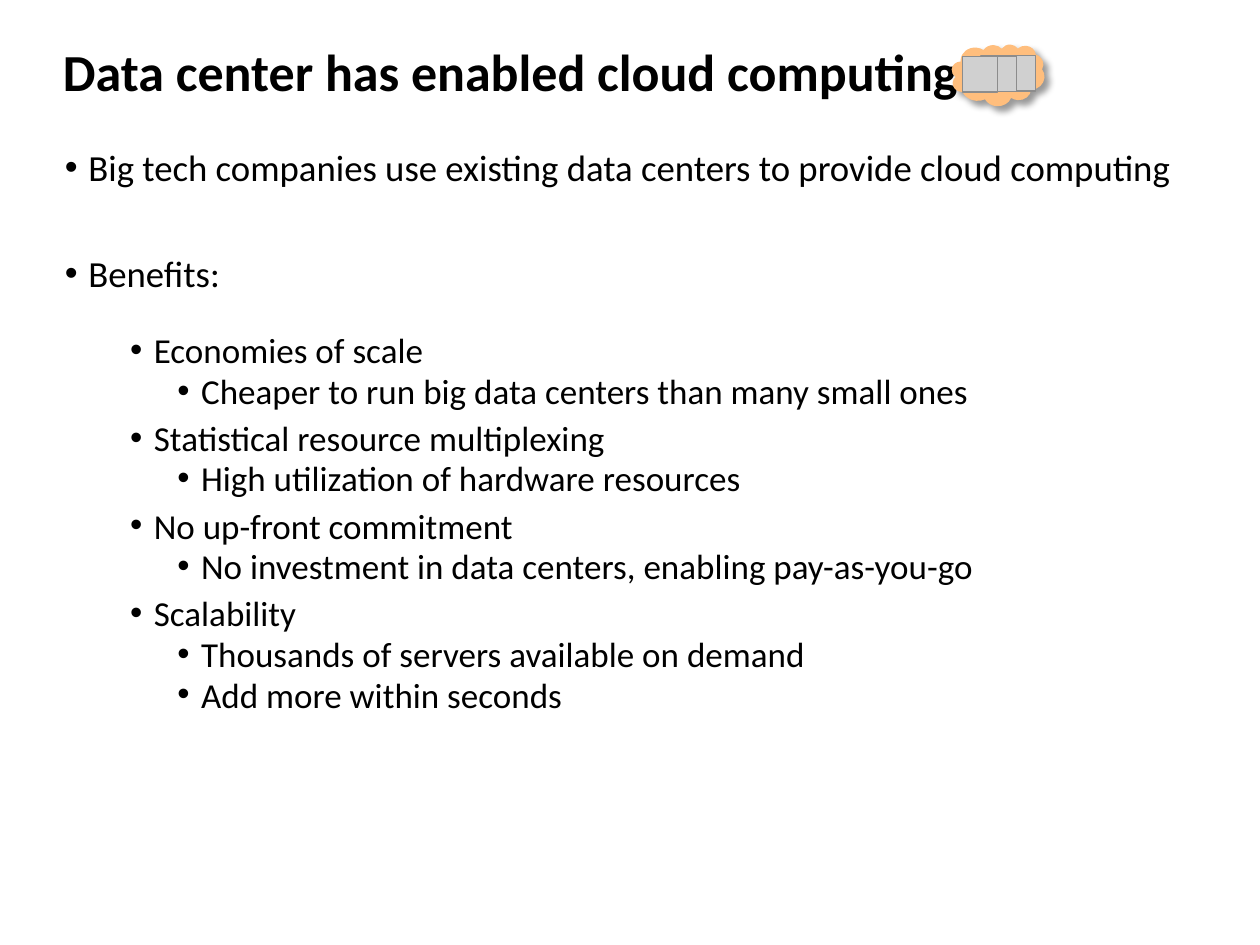
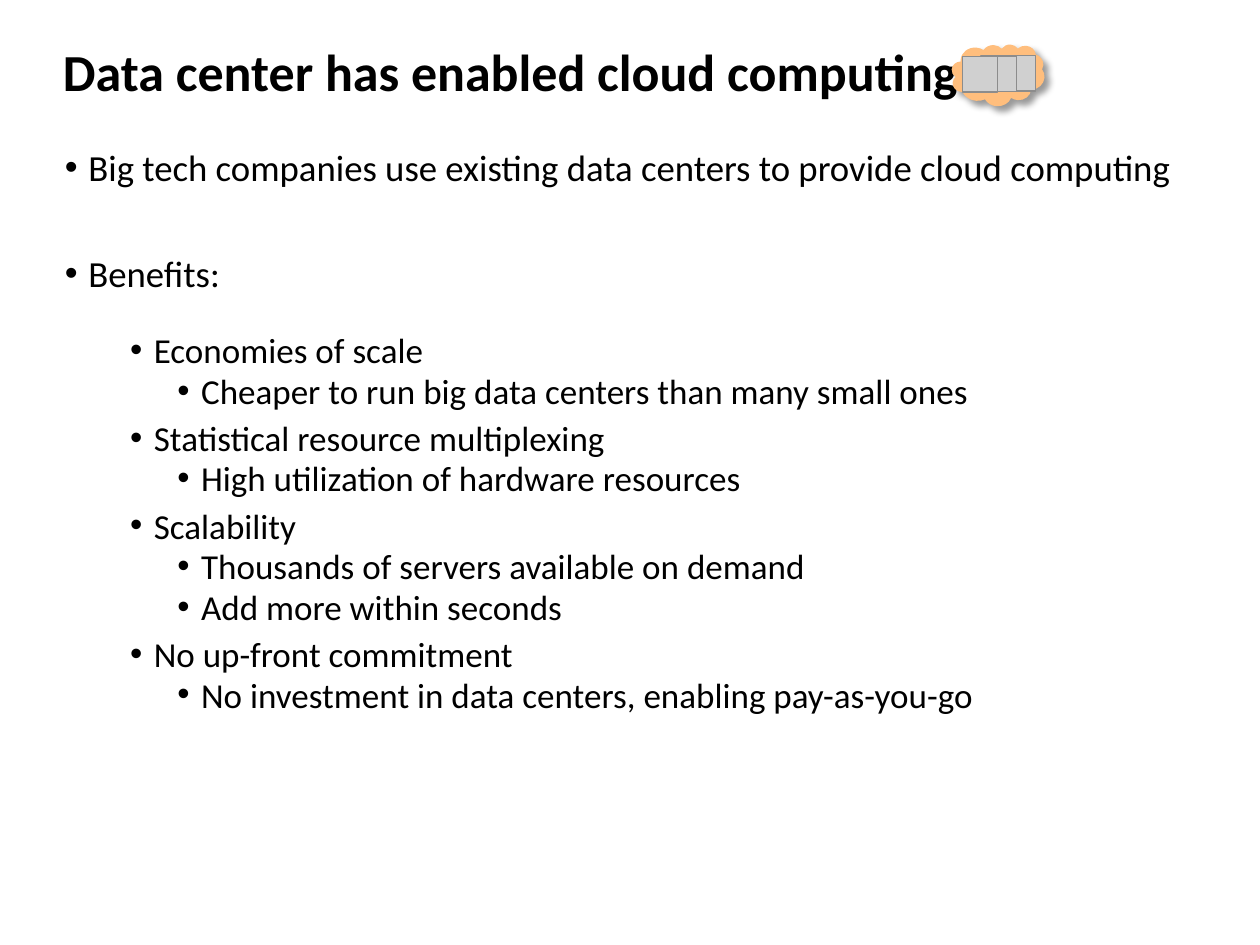
Before and after one commit to zhangzhics/CITS5503_Sem2, a slide deck: slide 50 of Lectures2024/CITS5503CloudComputingIntro_week1.pptx. Drawn at 1260x945 pixels with LibreOffice and Linux fonts; fonts in the diff are those of the drawing; grey boxes stand for pictures. Boxes give left, top, right and bottom in pixels: in the first picture for what was removed or moved away, otherwise in the second. Text is boxed around its words. In the diff, an @@ line names an element or a change of style, - is before the commit and + after.

Commit message:
correct typos in slides of wk1

```diff
--- a/Lectures2024/CITS5503CloudComputingIntro_week1.pptx
+++ b/Lectures2024/CITS5503CloudComputingIntro_week1.pptx
@@ text at (154, 515, 972, 585): paragraphs removed @@
-• No up-front commitment
-  • No investment in data centers, enabling pay-as-you-go
@@ text at (154, 643, 972, 714): paragraphs added @@
+• No up-front commitment
+  • No investment in data centers, enabling pay-as-you-go
```
Also in this commit, not shown: 5 other slides changed.
